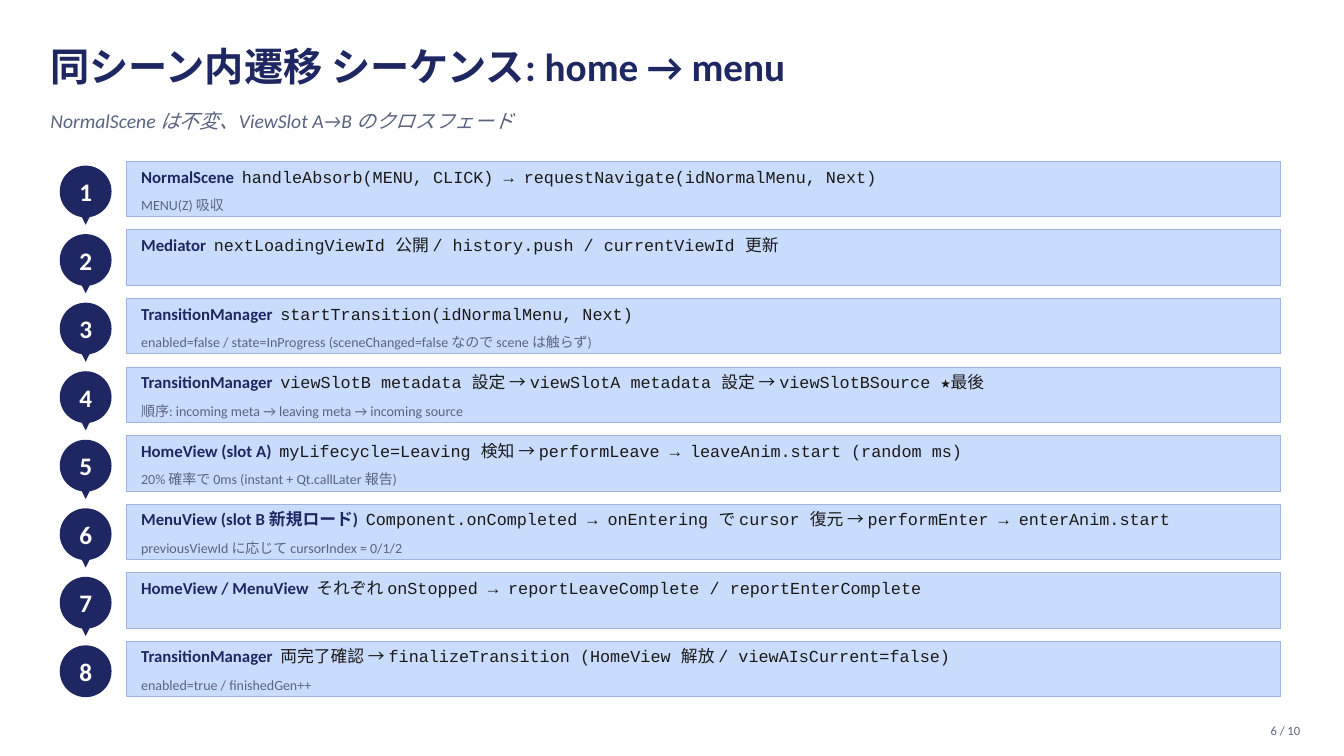
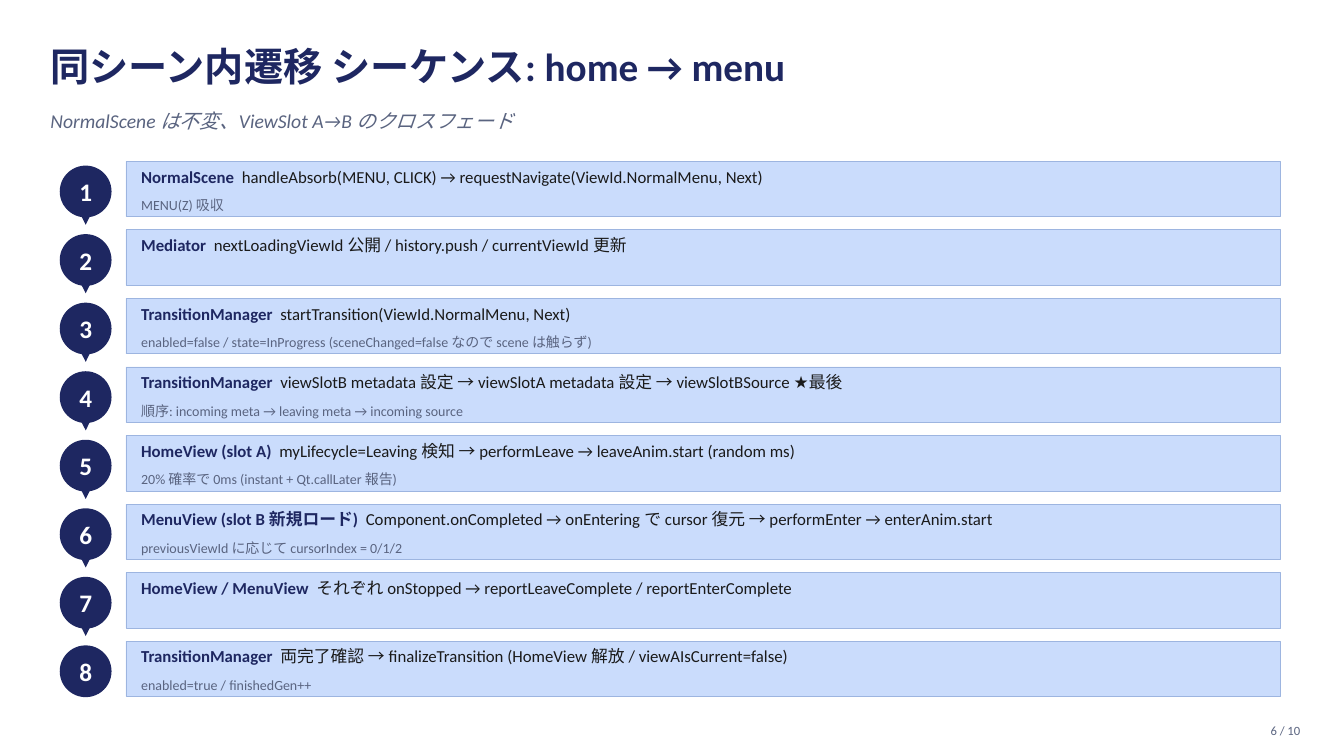
Before and after one commit to yuya-kadono/qul-loader-navigation-poc, a slide deck: slide 6 of docs/flows.pptx. Drawn at 1344x756 pixels with LibreOffice and Linux fonts; fonts in the diff are those of the drawing. Boxes give left, top, right and bottom in pixels: in the first picture for what was removed or moved away, otherwise in the second. Text is boxed around its words. In the diff, an @@ line names an element or a change of style, - is before the commit and + after.

```diff
--- a/docs/flows.pptx
+++ b/docs/flows.pptx
@@ text at bbox=[141, 171, 763, 186]: text changed; font Courier New to Calibri @@
-NormalScene handleAbsorb(MENU, CLICK) → requestNavigate(idNormalMenu, Next)
+NormalScene handleAbsorb(MENU, CLICK) → requestNavigate(ViewId.NormalMenu, Next)
@@ text "Mediator nextLoadingViewId 公開 / history.push ..." at bbox=[141, 237, 627, 254]: font Courier New to Calibri in "nextLoadingViewId 公開 / history.push / currentViewId 更新" @@
@@ text at bbox=[141, 308, 570, 323]: text changed; font Courier New to Calibri @@
-TransitionManager startTransition(idNormalMenu, Next)
+TransitionManager startTransition(ViewId.NormalMenu, Next)
@@ text "TransitionManager viewSlotB metadata 設定 → ..." at bbox=[141, 374, 843, 391]: font Courier New to Calibri in "viewSlotB metadata 設定 → viewSlotA metadata 設定 ..." @@
@@ text "HomeView (slot A) myLifecycle=Leaving 検知 ..." at bbox=[141, 443, 795, 460]: font Courier New to Calibri in "myLifecycle=Leaving 検知 → performLeave → leaveAnim.start (ran ..." @@
@@ text "MenuView (slot B 新規ロード) Component.onCompleted ..." at bbox=[141, 510, 993, 528]: font Courier New to Calibri in "Component.onCompleted → onEntering で cursor 復元 → ..." @@
@@ text "HomeView / MenuView それぞれ onStopped ..." at bbox=[141, 580, 791, 597]: font Courier New to Calibri in "それぞれ onStopped → reportLeaveComplete / reportEnterComplete" @@
@@ text "TransitionManager 両完了確認 → finalizeTransition (HomeView ..." at bbox=[141, 648, 788, 665]: font Courier New to Calibri in "両完了確認 → finalizeTransition (HomeView 解放 / viewAIsCurrent=fal ..." @@
```
Also in this commit, not shown: 8 other slides changed, 31 other files.
